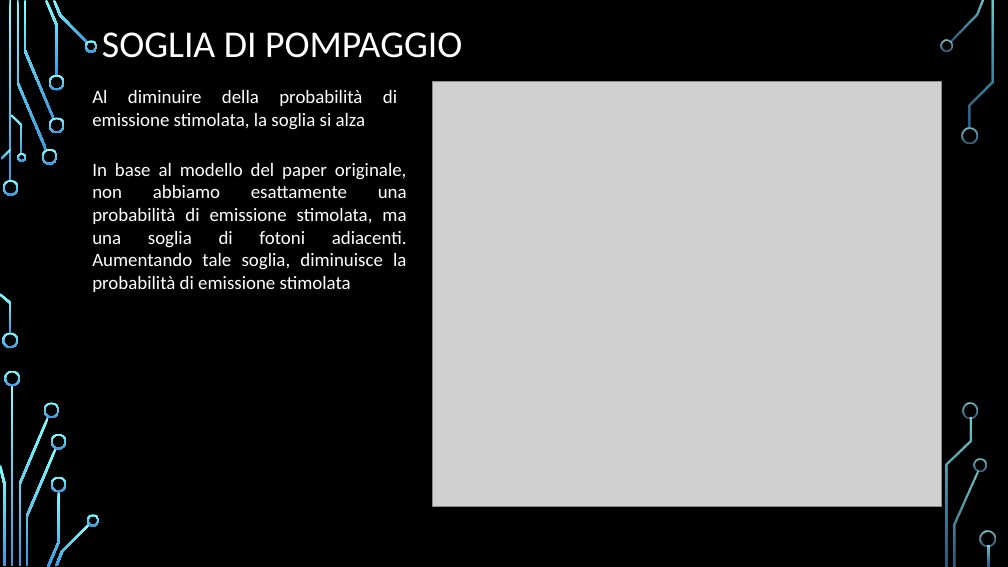
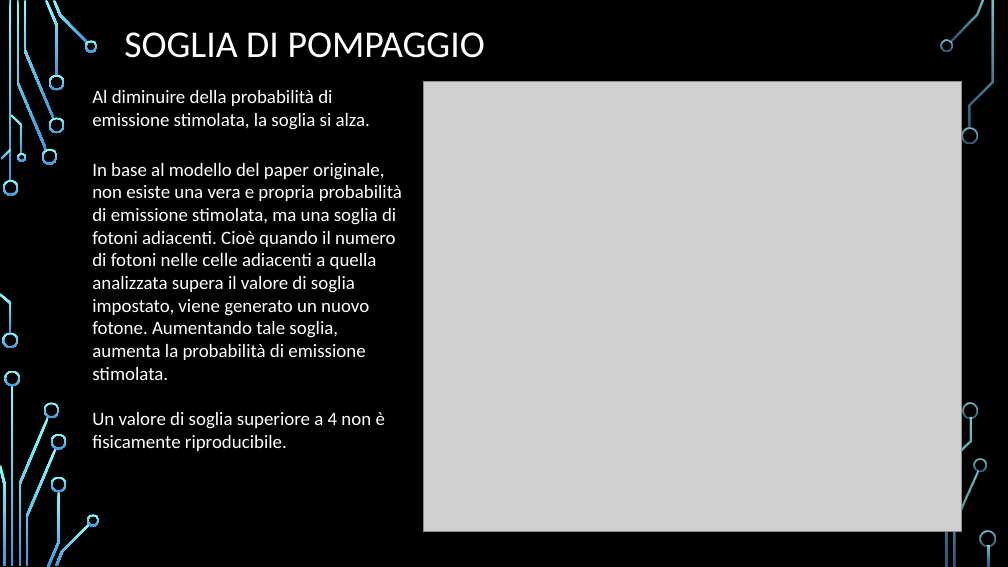
Before and after one commit to Frank01001/LASER-Dynamics-Simulation, a slide deck: slide 12 of Presentation/PresentazioneDispositivi.pptx. Drawn at 1008x567 pixels with LibreOffice and Linux fonts; fonts in the diff are those of the drawing; grey boxes stand for pictures; background and template pictures are left out. Boxes give left, top, right and bottom in pixels: in the first picture for what was removed or moved away, otherwise in the second. Text is boxed around its words. In the diff, an @@ line names an element or a change of style, - is before the commit and + after.

Commit message:
updated presentations

```diff
--- a/Presentation/PresentazioneDispositivi.pptx
+++ b/Presentation/PresentazioneDispositivi.pptx
@@ title "SOGLIA DI POMPAGGIO": place and size @@
-title "SOGLIA DI POMPAGGIO" at [102, 32, 462, 58]
+title "SOGLIA DI POMPAGGIO" at [124, 32, 485, 58]
@@ picture: place and size @@
-picture at [433, 81, 941, 507]
+picture at [424, 81, 963, 531]
@@ text at [92, 90, 370, 130]: text changed @@
-Al diminuire della probabilità di emissione stimolata, la soglia si alza
+Al diminuire della probabilità di emissione stimolata, la soglia si alza.
@@ text at [92, 163, 402, 448]: text changed @@
-In base al modello del paper originale, non abbiamo esattamente una probabilità di emissione stimolata, ma una soglia di fotoni adiacenti. Aumentando tale soglia, diminuisce la probabilità di emissione stimolata
+In base al modello del paper originale, non esiste una vera e propria probabilità di emissione stimolata, ma una soglia di fotoni adiacenti. Cioè quando il numero di fotoni nelle celle adiacenti a quella analizzata supera il valore di soglia impostato, viene generato un nuovo fotone. Aumentando tale soglia, aumenta la probabilità di emissione stimolata.
+Un valore di soglia superiore a 4 non è fisicamente riproducibile.
```
Also in this commit, not shown: 14 other slides changed, 2 other files.
